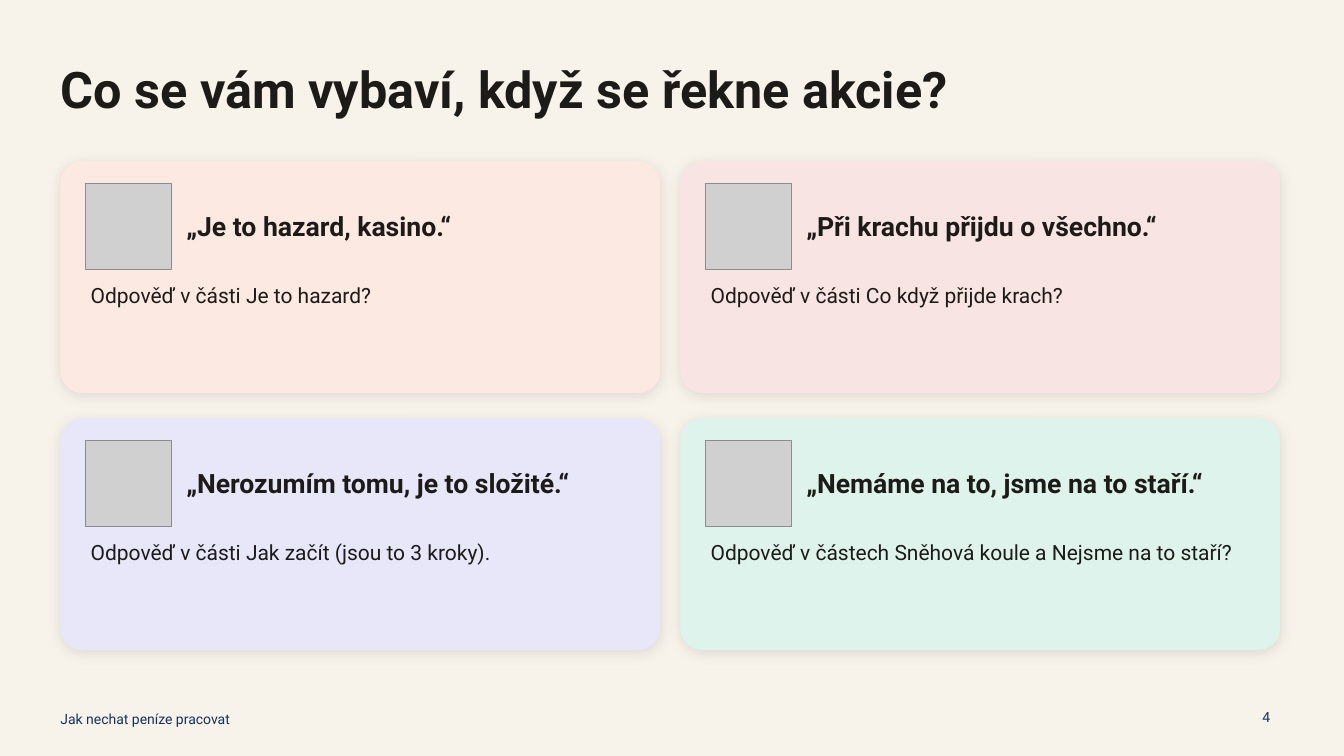
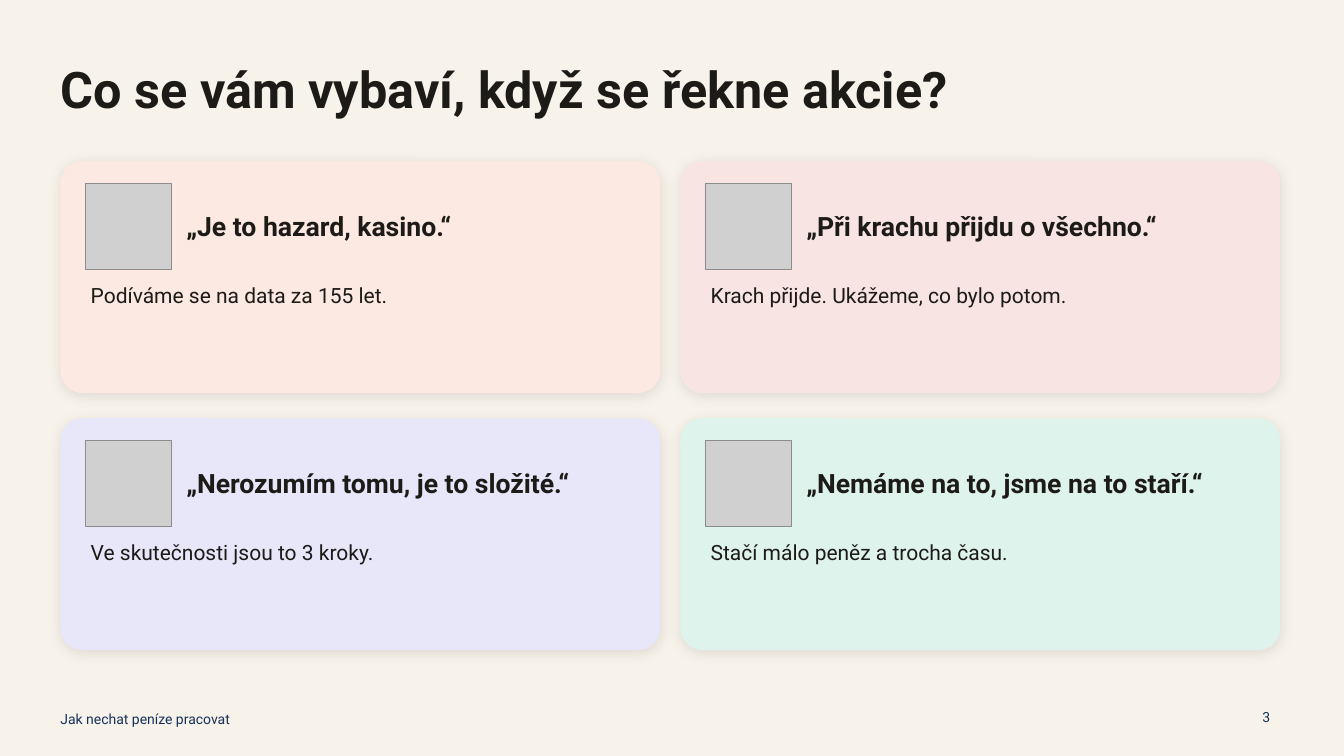
Before and after one commit to TomasMichal/kalkulacky, a slide deck: slide 3 of prezentace/jak-nechat-penize-pracovat.pptx (slide 4 before the commit). Drawn at 1344x756 pixels with LibreOffice and Linux fonts; fonts in the diff are those of the drawing; grey boxes stand for pictures. Boxes give left, top, right and bottom in pixels: in the first picture for what was removed or moved away, otherwise in the second. Text is boxed around its words. In the diff, an @@ line names an element or a change of style, - is before the commit and + after.

```diff
--- a/prezentace/jak-nechat-penize-pracovat.pptx
+++ b/prezentace/jak-nechat-penize-pracovat.pptx
@@ text at [91,287,388,304]: text changed @@
-Odpověď v části Je to hazard?
+Podíváme se na data za 155 let.
@@ text at [711,287,1066,308]: text changed @@
-Odpověď v části Co když přijde krach?
+Krach přijde. Ukážeme, co bylo potom.
@@ text at [91,544,373,565]: text changed @@
-Odpověď v části Jak začít (jsou to 3 kroky).
+Ve skutečnosti jsou to 3 kroky.
@@ text at [711,544,1007,565]: text changed @@
-Odpověď v částech Sněhová koule a Nejsme na to staří?
+Stačí málo peněz a trocha času.
@@ page number at [1262,712,1270,722]: text changed @@
-4
+3
```
Also in this commit, not shown: 8 other slides changed, 1 slide added, 25 slides removed, 3 other files.
